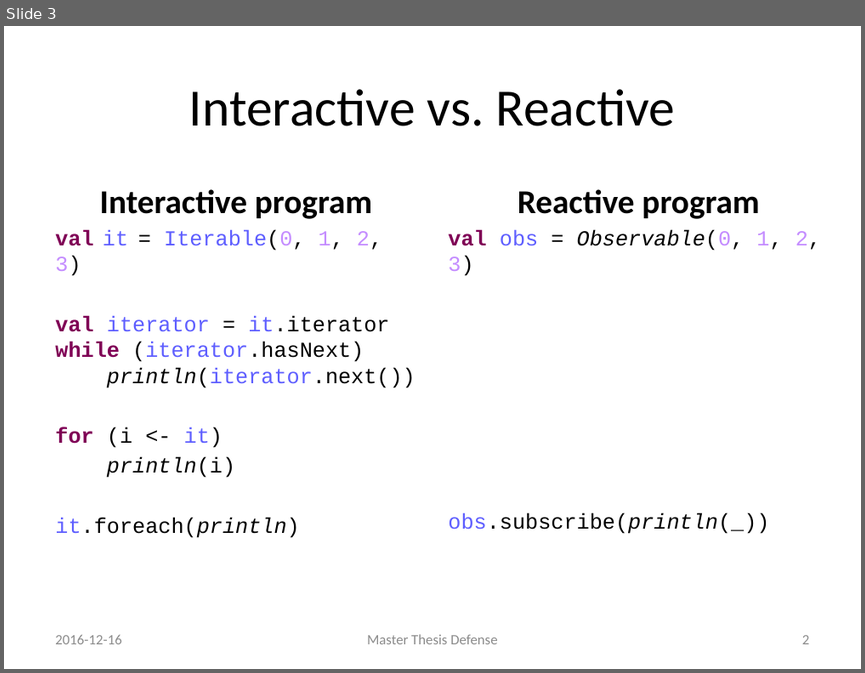
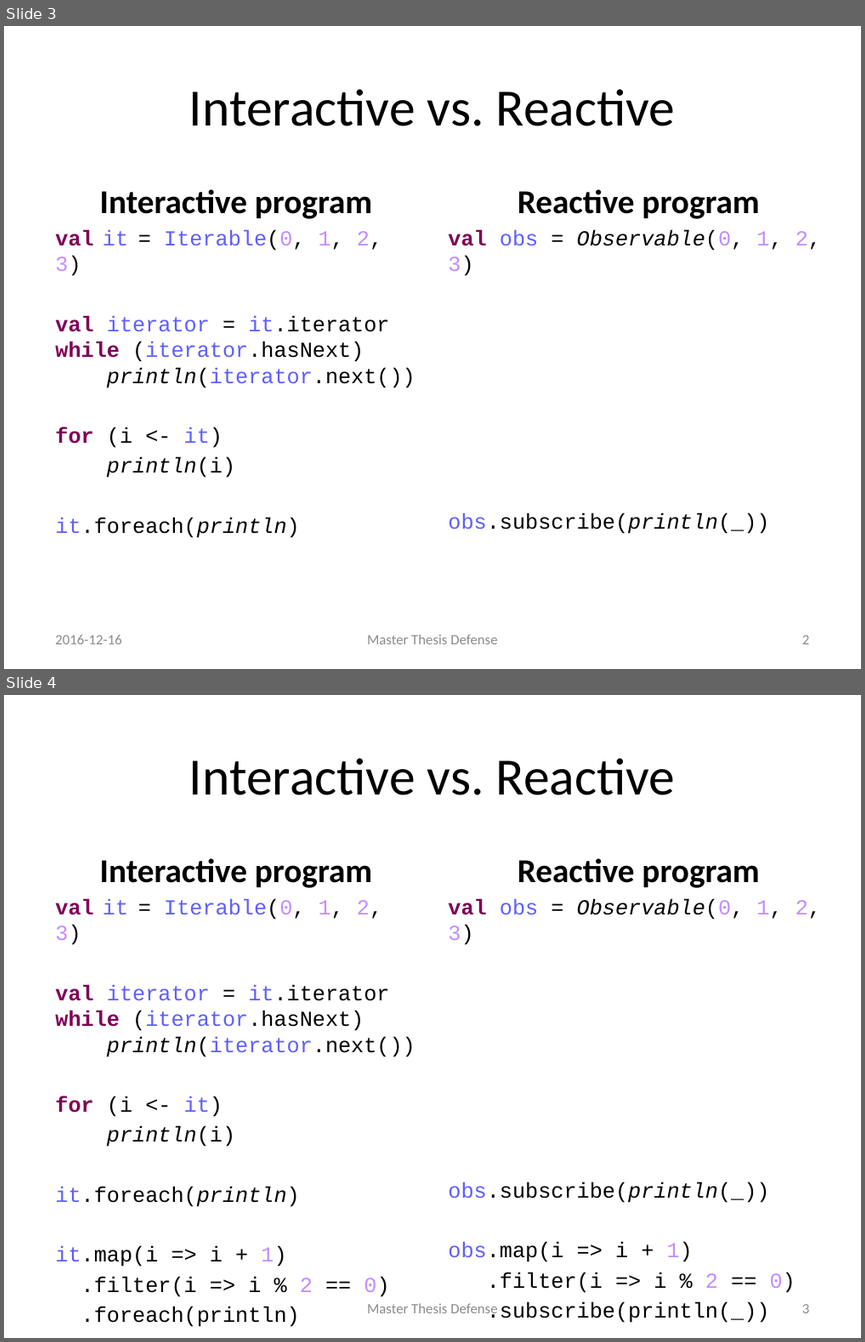
Before and after one commit to rvanheest/Thesis-Feedback-Control-Report-and-Presentation, a slide deck: presentation/Presentation.pptx. Shown one above the other, each under a label of ours: slide 3 before the commit, slides 3 and 4 after it. The pictures are 865x673 and 865x1342 pixels, drawn with LibreOffice and Linux fonts; fonts in the diff are those of the drawing. Boxes give left, top, right and bottom in pixels: in the first picture for what was removed or moved away, otherwise in the second. Text is boxed around its words. In the diff, an @@ line names an element or a change of style, - is before the commit and + after.

```diff
--- a/presentation/Presentation.pptx
+++ b/presentation/Presentation.pptx
@@ slide 4 added at bbox=[4, 695, 861, 1338], background #FFFFFF @@
@@ title added at bbox=[189, 758, 676, 795], 44 pt, text #000000 @@
+Interactive vs. Reactive
@@ text added at bbox=[55, 858, 415, 1327], 18 pt, text #000000 @@
+Interactive program
+val it = Iterable(0, 1, 2, 3)
+val iterator = it.iterator
+while (iterator.hasNext)
+println(iterator.next())
+for (i <- it)
+println(i)
+it.foreach(println)
+it.map(i => i + 1)
+.filter(i => i % 2 == 0)
+.foreach(println)
@@ text added at bbox=[448, 858, 821, 1322], 18 pt, text #000000 @@
+Reactive program
+val obs = Observable(0, 1, 2, 3)
+obs.subscribe(println(_))
+obs.map(i => i + 1)
+.filter(i => i % 2 == 0)
+.subscribe(println(_))
@@ text added at bbox=[367, 1303, 497, 1317], 12 pt, text #8C8C8C @@
+Master Thesis Defense
@@ page number added at bbox=[802, 1304, 809, 1313], 12 pt, text #8C8C8C @@
+3
```
Also in this commit, not shown: 8 slides changed, 2 other slides added, 3 slides removed, 4 other files.
